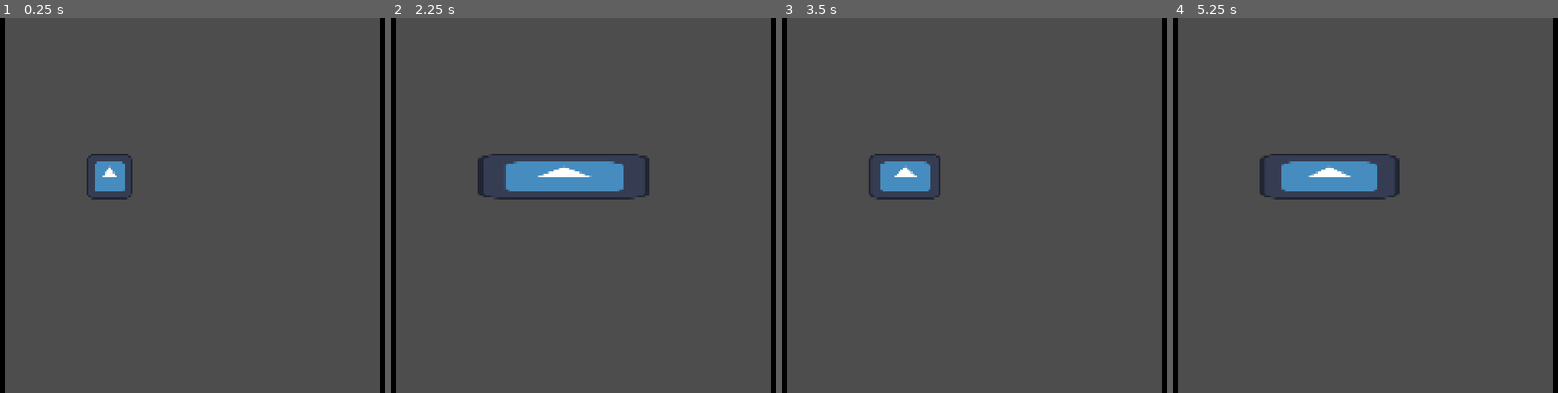
Above: before the commit, frames 1-4 (left to right).
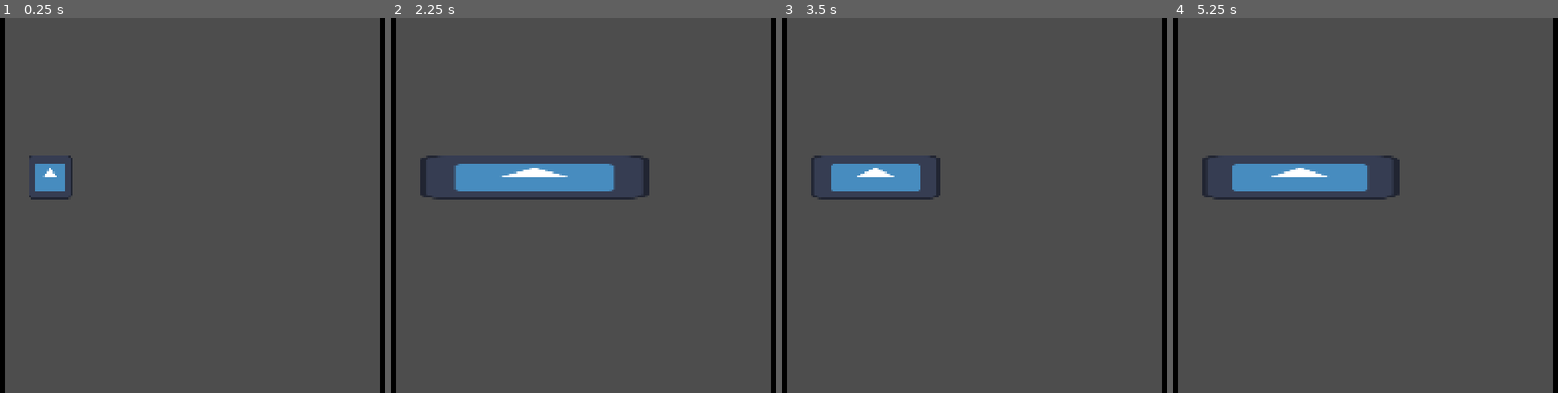
Above: after the commit, the same moments.

Repository: Peanutypowers/Technical-Hurdles
Game: Godot game, scene res://Scenes/main.tscn
Same seed, same stepped clock (60 frames per second), same inputs: the game is played once before the commit and once after it. The engine's default icon, where the game draws it, is replaced by a stand-in: a white triangle on a blue panel in a dark square.
Inputs (mouse positions are in pixels of both pictures, inside the frame that each line leads up to):
- Up to frame 1 (0.25 s): no input
- Up to frame 2 (2.25 s): tap Enter at 0.5, 2 s; move the mouse to (583, 179) at 0.52 s; press the mouse at (583, 179) at 0.53 s; tap Space at 1.25 s; move the mouse to (448, 224) at 1.27 s; release the mouse at (448, 224) at 1.28 s; click (448, 224) at 1.35 s; move the mouse to (648, 123) at 2.02 s; press the mouse at (648, 123) at 2.03 s
- Up to frame 3 (3.5 s): tap Space at 2.75 s; move the mouse to (939, 280) at 2.77 s; release the mouse at (939, 280) at 2.78 s; click (939, 280) at 2.85 s
- Up to frame 4 (5.25 s): tap Enter at 3.5 s; move the mouse to (outside the picture) at 3.52 s; press the mouse at (outside the picture) at 3.53 s; tap Space at 4.25 s; move the mouse to (outside the picture) at 4.27 s; release the mouse at (outside the picture) at 4.28 s; click (outside the picture) at 4.35 s; move the mouse to (1400, 205) at 5.02 s; press the mouse at (1400, 205) at 5.03 s

The runs differ from the first frame. In frame 1, 1.5% of the frame differs, in the area x 7-35%, y 36-49%; in frame 2, 2.3%, in the area x 7-67%, y 36-49%; in frame 3, 1.7%; in frame 4, 2.1%.

Commit message:
Completing bar segment

Diff:
--- a/Scenes/main.tscn
+++ b/Scenes/main.tscn
@@ -7,7 +7,7 @@
 [ext_resource type="Script" uid="uid://bd4661b3xo515" path="res://Scripts/progress_bar_collider.gd" id="3_jjvhh"]
 
 [sub_resource type="RectangleShape2D" id="RectangleShape2D_7u77a"]
-size = Vector2(599, 61)
+size = Vector2(940.5, 126)
 
 [node name="Signal Manager" type="Node2D" unique_id=740488106]
 script = ExtResource("1_8gbba")
@@ -15,21 +15,24 @@
 [node name="Loading Screen" type="Node2D" parent="." unique_id=1827226046]
 
 [node name="TextureRect" type="TextureRect" parent="Loading Screen" unique_id=2002145916]
-offset_left = 657.0
-offset_top = 392.0
-offset_right = 785.0
-offset_bottom = 520.0
+offset_left = 486.0
+offset_top = 394.0
+offset_right = 614.0
+offset_bottom = 522.0
 texture = ExtResource("2_kry3j")
 script = ExtResource("1_bo1nx")
 
 [node name="Area2D" type="Area2D" parent="Loading Screen/TextureRect" unique_id=215111722]
 z_index = 1
-position = Vector2(303, 68)
+position = Vector2(473, 60)
 script = ExtResource("3_jjvhh")
 
 [node name="CollisionShape2D" type="CollisionShape2D" parent="Loading Screen/TextureRect/Area2D" unique_id=670854762]
 z_index = 1
+position = Vector2(-3, 3)
 shape = SubResource("RectangleShape2D_7u77a")
+
+[node name="AnimationPlayer" type="AnimationPlayer" parent="Loading Screen/TextureRect" unique_id=777945040]
 
 [node name="CanvasLayer" type="CanvasLayer" parent="Loading Screen" unique_id=24885469]
 
--- a/Scripts/progress_bar.gd
+++ b/Scripts/progress_bar.gd
@@ -2,6 +2,9 @@
 
 var mouse_pos
 var mouse_pressed = false
+var progress_break_flag = 0
+var progress_break_check = true
+
 # Called when the node enters the scene tree for the first time.
 func _ready() -> void:
 	var progress_collider = get_node("Area2D")
@@ -10,8 +13,17 @@
 func _process(delta: float) -> void:
 	if mouse_pressed:
 		mouse_pos = get_viewport().get_mouse_position().x
-		print(mouse_pos)
-		size.x = mouse_pos - 657
+		size.x = mouse_pos - 486
+	if size.x >= 920:
+		size.x = 919
+
+	if size.x >= 900 and !progress_break_check:
+		progress_break_flag += 1
+		print(progress_break_flag)
+		progress_break_check = true
+
+	if size.x < 600:
+		progress_break_check = false
 
 
 func _on_area_2d_update_progress_bar(button_pressed) -> void:
